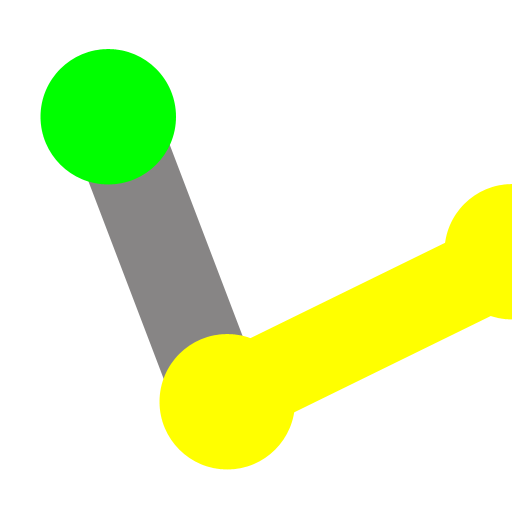
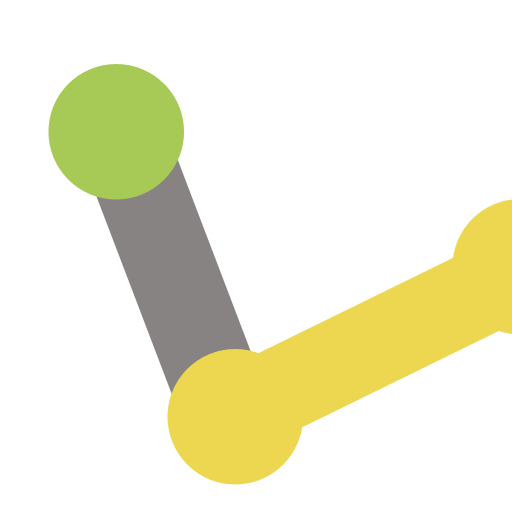
Comparing the layer stacks of the two w=512, h=512 images. Changes:
added layer "Layer 1" above "Shape 1 copy 2" over [48, 64, 512, 485]
hid "Shape 1 copy 2" over [444, 184, 512, 320]
hid "Shape 1 copy" over [159, 334, 295, 470]
hid "Shape 1" over [40, 49, 176, 185]
hid "Shape 3", painted on it over [64, 87, 255, 399]
hid "Shape 2" over [212, 227, 512, 434]
